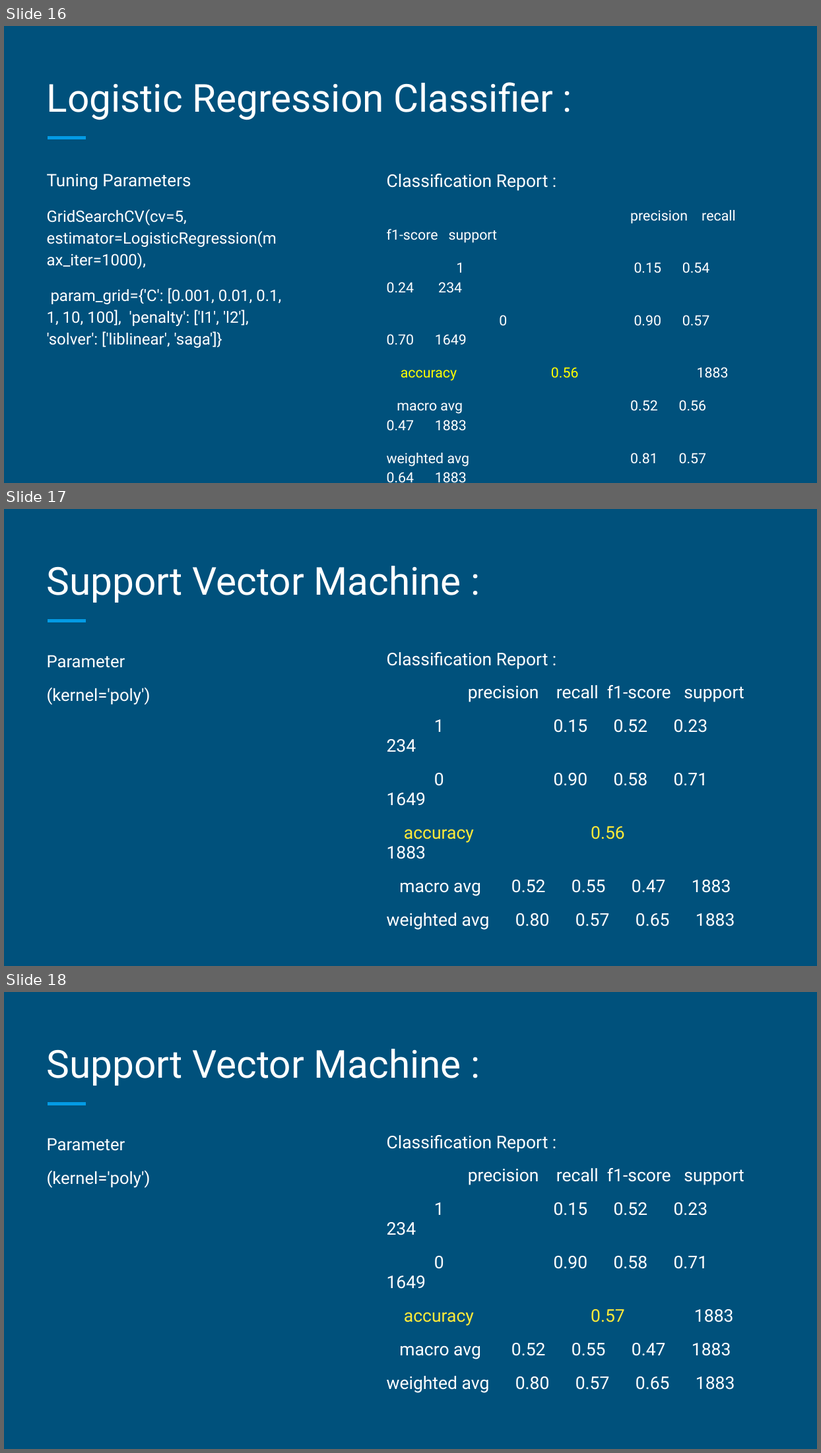
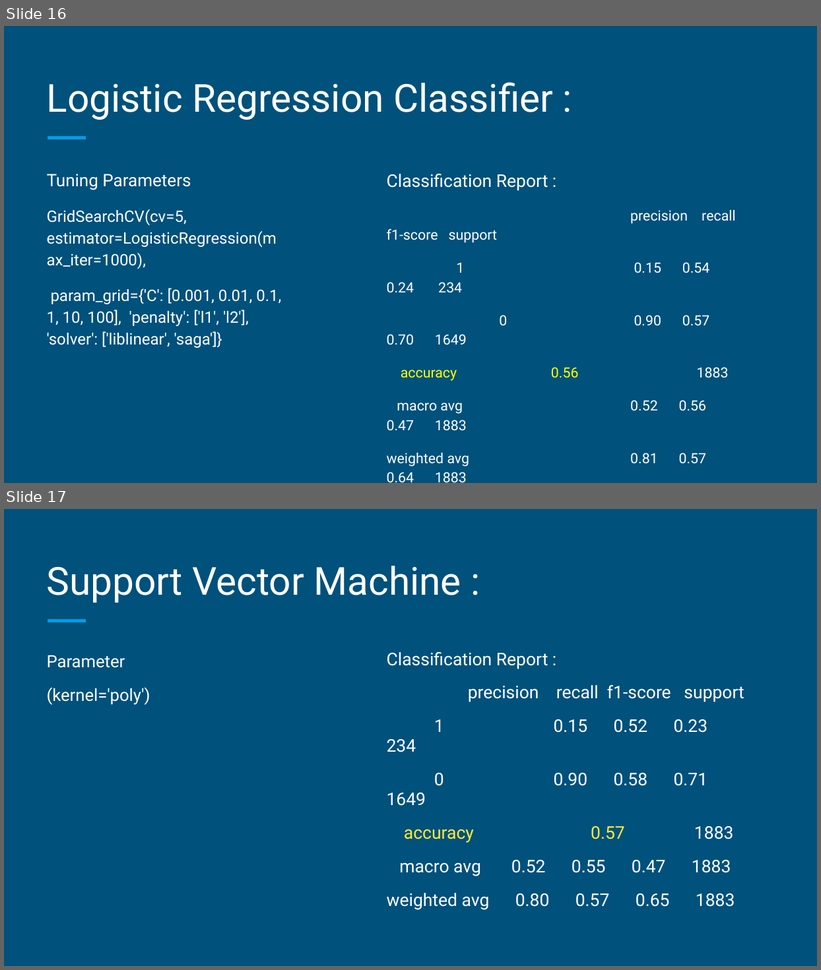
Before and after one commit to aka-Cairo/Project_2, a slide deck: Credit Card Eligibility- Project 2 (1).pptx. Shown one above the other, each under a label of ours: slides 16, 17 and 18 before the commit, slides 16 and 17 after it. The pictures are 821x1453 and 821x970 pixels, drawn with LibreOffice and Linux fonts; fonts in the diff are those of the drawing. Boxes give left, top, right and bottom in pixels: in the first picture for what was removed or moved away, otherwise in the second. Text is boxed around its words. In the diff, an @@ line names an element or a change of style, - is before the commit and + after.

```diff
--- a/Credit Card Eligibility- Project 2 (1).pptx
+++ b/Credit Card Eligibility- Project 2 (1).pptx
@@ slide 17 removed at (4,509,817,966), background #00517C; not listed: 1 template element that a slide beside it also shows @@
@@ title removed at (47,566,461,603) @@
-Support Vector Machine :
@@ text removed at (47,655,151,705) @@
-Parameter
-(kernel='poly')
@@ text removed at (387,652,744,930) @@
-Classification Report :
-precision recall f1-score support
-1 0.15 0.52 0.23 234
-0 0.90 0.58 0.71 1649
-accuracy 0.56 1883
-macro avg 0.52 0.55 0.47 1883
-weighted avg 0.80 0.57 0.65 1883
@@ what was slide 18 is now slide 17 @@
```
Also in this commit, not shown: 3 slides changed, 2 other slides removed.
